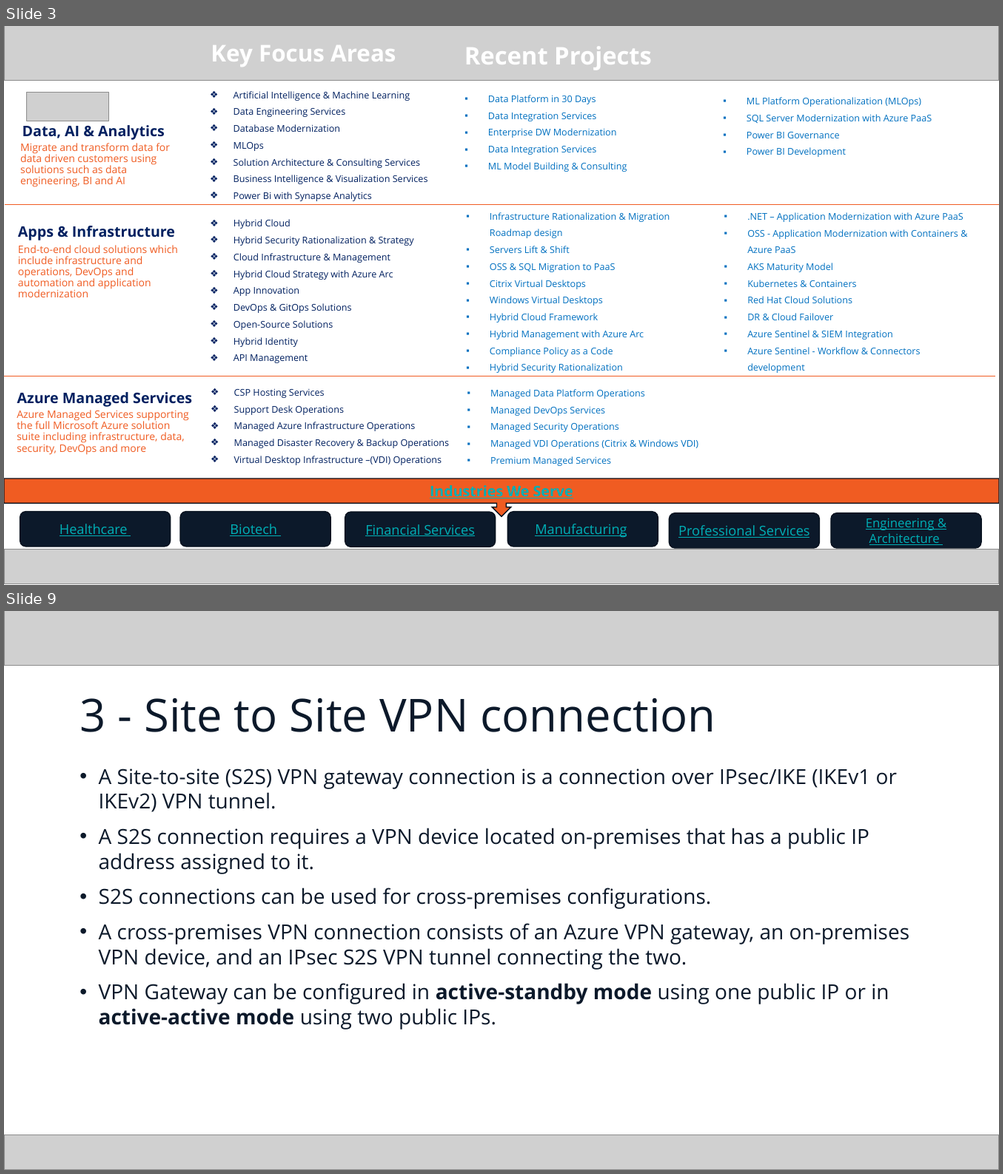
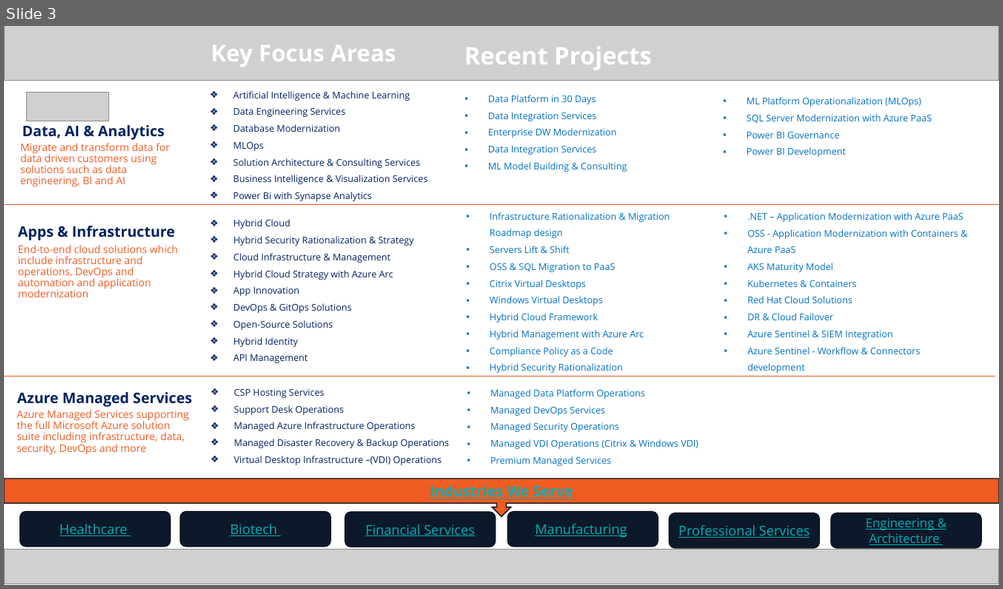
Before and after one commit to Dathasai1234/Personal-Notes, a slide deck: Archive/Presentations/Presentation-2/Virtual Network Gateways.pptx. Shown one above the other, each under a label of ours: slides 3 and 9 before the commit, slide 3 after it; the slides between them are not shown. The pictures are 1003x1174 and 1003x589 pixels, drawn with LibreOffice and Linux fonts; fonts in the diff are those of the drawing; grey boxes stand for pictures. Boxes give left, top, right and bottom in pixels: in the first picture for what was removed or moved away, otherwise in the second. Text is boxed around its words. In the diff, an @@ line names an element or a change of style, - is before the commit and + after.

Commit message:
vault backup: Saturday, 22-06-2024, 10:44 pm
Affected files:
Archive/Presentations/Presentation-2/Virtual Network Gateways.pptx
Security/Sentinel/Logging to Sentinel.md
Security/Sentinel/Presentation - Sentinel Deployment.md
Security/Sentinel/Sentinel - Plural Sight.docx
Security/Sentinel/Sentinel.docx

```diff
--- a/Archive/Presentations/Presentation-2/Virtual Network Gateways.pptx
+++ b/Archive/Presentations/Presentation-2/Virtual Network Gateways.pptx
@@ slide 9 removed at (4, 611, 999, 1170), background #FFFFFF @@
@@ picture removed at (4, 611, 999, 666) @@
@@ title removed at (79, 698, 715, 732) @@
-3 - Site to Site VPN connection
@@ text removed at (99, 769, 910, 1030) @@
-• A Site-to-site (S2S) VPN gateway connection is a connection over IPsec/IKE (IKEv1 or IKEv2) VPN tunnel.
-• A S2S connection requires a VPN device located on-premises that has a public IP address assigned to it.
-• S2S connections can be used for cross-premises configurations.
-• A cross-premises VPN connection consists of an Azure VPN gateway, an on-premises VPN device, and an IPsec S2S VPN tunnel connecting the two.
-• VPN Gateway can be configured in active-standby mode using one public IP or in active-active mode using two public IPs.
@@ picture removed at (4, 1136, 999, 1170) @@
```
Also in this commit, not shown: 1 slide changed, 12 slides added, 17 other slides removed, 4 other files.
